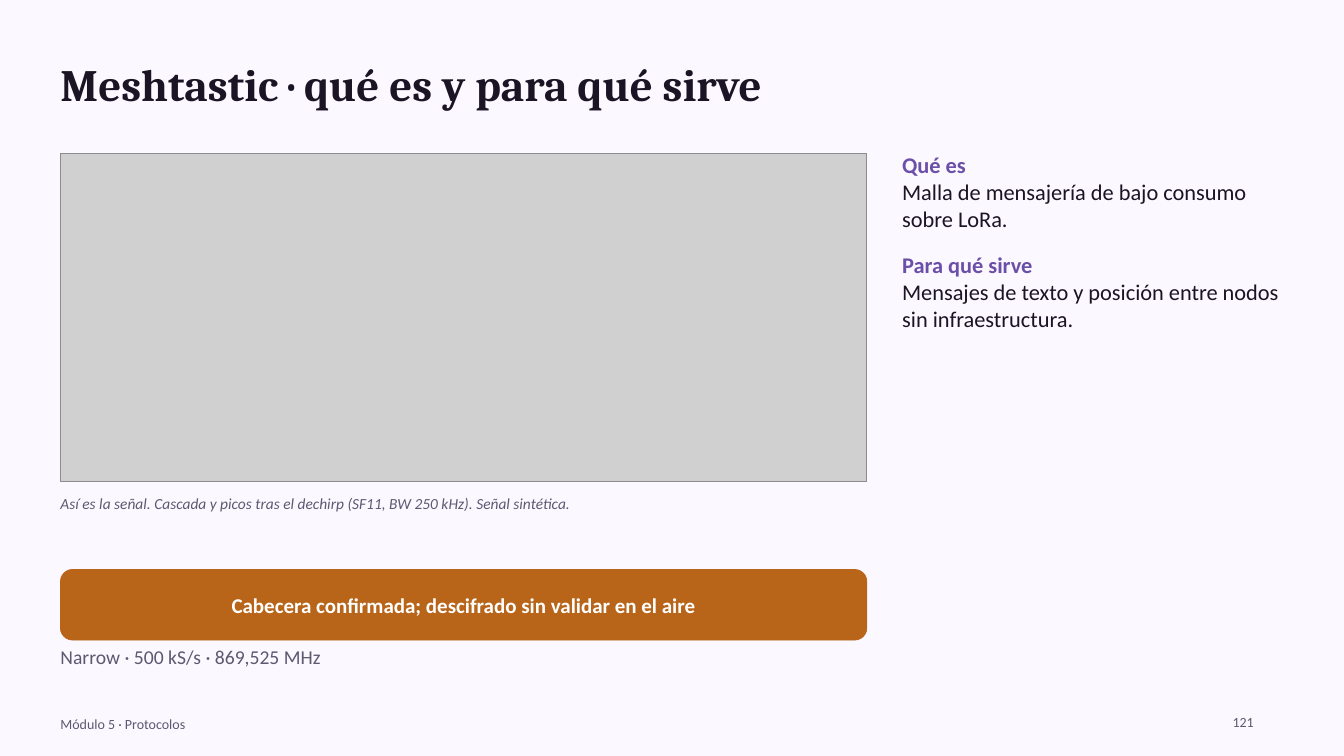
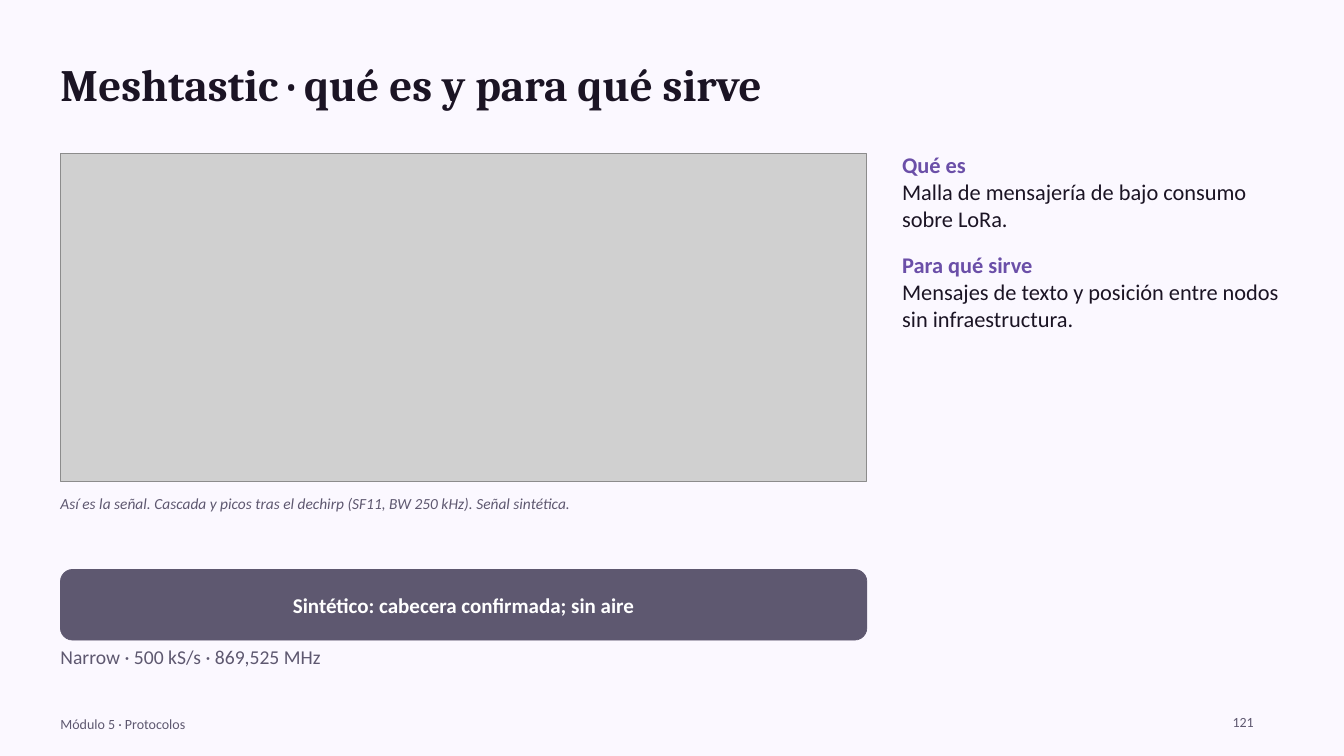
Before and after one commit to jlasherasTracasa/bladerf-suite, a slide deck: slide 121 of docs/presentacion/BladeRF_Lab.pptx. Drawn at 1344x756 pixels with LibreOffice and Linux fonts; fonts in the diff are those of the drawing; grey boxes stand for pictures. Boxes give left, top, right and bottom in pixels: in the first picture for what was removed or moved away, otherwise in the second. Text is boxed around its words. In the diff, an @@ line names an element or a change of style, - is before the commit and + after.

Commit message:
Matriz de validación honesta (ADS-B, DSC, LoRa y Meshtastic sin señal real → sintético/referencia) y curso regenerado con el estado actual

```diff
--- a/docs/presentacion/BladeRF_Lab.pptx
+++ b/docs/presentacion/BladeRF_Lab.pptx
@@ rounded rectangle at box(60, 570, 867, 640): fill #B8651A to #5E5870; outline #B8651A 0.5 pt to #5E5870 0.5 pt @@
@@ text at box(293, 598, 634, 616): text changed @@
-Cabecera confirmada; descifrado sin validar en el aire
+Sintético: cabecera confirmada; sin aire
```
Also in this commit, not shown: 24 other slides changed, 6 other files.
